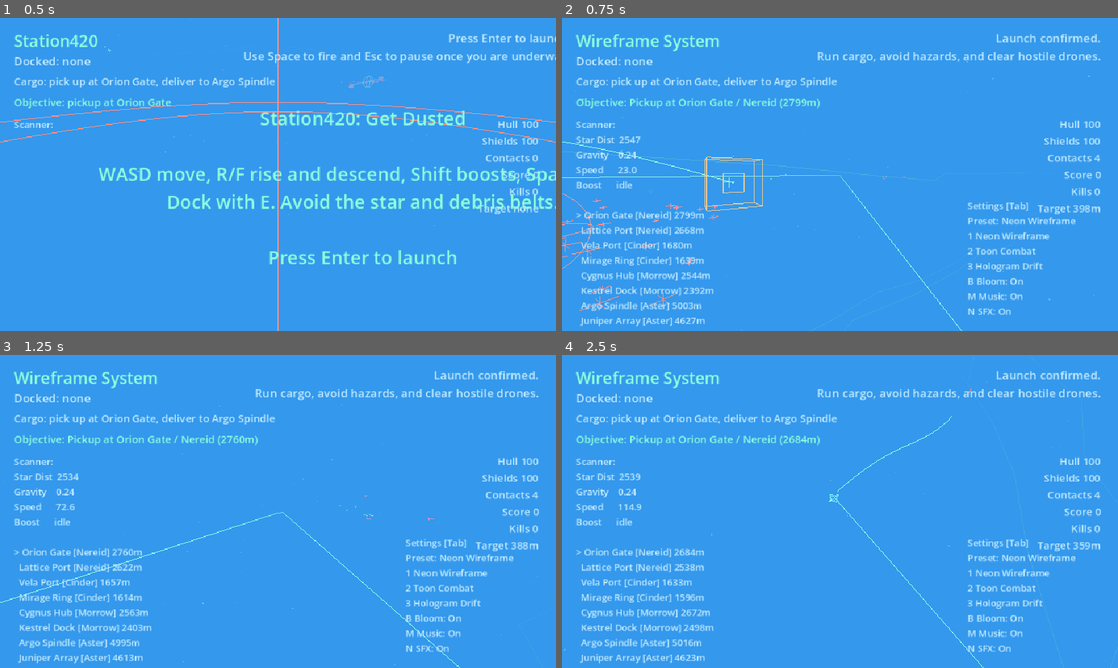
Above: before the commit, frames 1-4 (two rows, left to right).
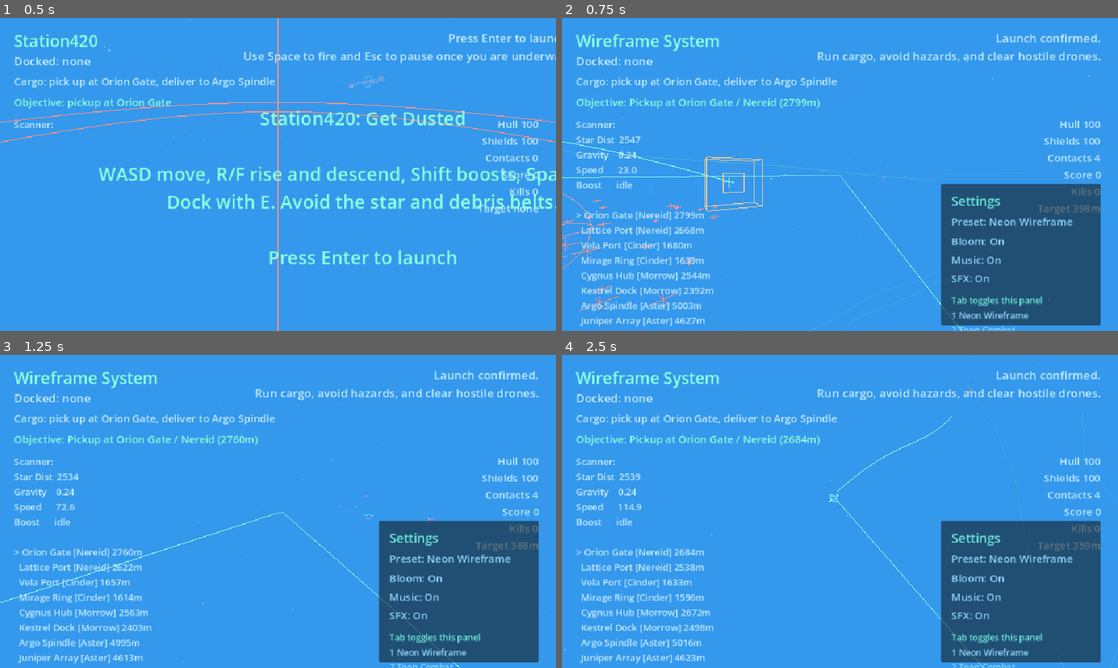
Above: after the commit, the same moments.

Repository: zabesto/Station420
Game: Godot game, scene res://scenes/main.tscn
The game is run twice, just before and just after one commit, with the same random seed, the same clock (stepped at 60 frames per second) and the same inputs.
Inputs:
- Up to frame 1 (0.5 s): no input
- Up to frame 2 (0.75 s): tap Enter at 0.5 s; hold Right (ui_right) from 0.53 s (still down); tap Tab at 0.6 s
- Up to frame 3 (1.25 s): keep holding Right (ui_right); tap Space at 0.77 s
- Up to frame 4 (2.5 s): release Right (ui_right) at 1.28 s; hold Down (ui_down) 1.28-2.03 s; tap Tab at 1.35, 2.3 s; tap Space at 1.52 s; hold Right (ui_right) from 2.03 s (still down); tap 1 at 2.1 s

Frame 1 is identical in both runs. In frame 2, 13% of the frame differs, in the area x 68-97%, y 52-100%; in frame 3, 13%; in frame 4, 13%.

Commit message:
Add structured settings panel UI

Diff:
--- a/scenes/main.tscn
+++ b/scenes/main.tscn
@@ -133,11 +133,65 @@
 theme_override_font_sizes/font_size = 24
 text = ""
 
-[node name="SettingsLabel" type="Label" parent="CanvasLayer/HUD"]
+[node name="SettingsPanel" type="Panel" parent="CanvasLayer/HUD"]
 visible = false
-offset_left = 700.0
-offset_top = 312.0
+offset_left = 654.0
+offset_top = 286.0
 offset_right = 930.0
-offset_bottom = 520.0
-theme_override_font_sizes/font_size = 16
+offset_bottom = 530.0
+
+[node name="SettingsTitle" type="Label" parent="CanvasLayer/HUD/SettingsPanel"]
+offset_left = 18.0
+offset_top = 14.0
+offset_right = 248.0
+offset_bottom = 40.0
+theme_override_font_sizes/font_size = 22
 text = "Settings"
+
+[node name="PresetValue" type="Label" parent="CanvasLayer/HUD/SettingsPanel"]
+offset_left = 18.0
+offset_top = 52.0
+offset_right = 248.0
+offset_bottom = 78.0
+theme_override_font_sizes/font_size = 18
+text = "Preset:"
+
+[node name="BloomValue" type="Label" parent="CanvasLayer/HUD/SettingsPanel"]
+offset_left = 18.0
+offset_top = 86.0
+offset_right = 248.0
+offset_bottom = 110.0
+theme_override_font_sizes/font_size = 18
+text = "Bloom:"
+
+[node name="MusicValue" type="Label" parent="CanvasLayer/HUD/SettingsPanel"]
+offset_left = 18.0
+offset_top = 118.0
+offset_right = 248.0
+offset_bottom = 142.0
+theme_override_font_sizes/font_size = 18
+text = "Music:"
+
+[node name="SfxValue" type="Label" parent="CanvasLayer/HUD/SettingsPanel"]
+offset_left = 18.0
+offset_top = 150.0
+offset_right = 248.0
+offset_bottom = 174.0
+theme_override_font_sizes/font_size = 18
+text = "SFX:"
+
+[node name="SettingsHint" type="Label" parent="CanvasLayer/HUD/SettingsPanel"]
+offset_left = 18.0
+offset_top = 190.0
+offset_right = 252.0
+offset_bottom = 234.0
+theme_override_font_sizes/font_size = 15
+text = "Tab toggles this panel"
+
+[node name="SettingsHotkeys" type="Label" parent="CanvasLayer/HUD/SettingsPanel"]
+offset_left = 18.0
+offset_top = 216.0
+offset_right = 252.0
+offset_bottom = 320.0
+theme_override_font_sizes/font_size = 15
+text = "1 Neon Wireframe\n2 Toon Combat\n3 Hologram Drift\nB Bloom\nM Music\nN SFX"
--- a/scripts/main.gd
+++ b/scripts/main.gd
@@ -104,7 +104,14 @@
 @onready var pause_label: Label = $CanvasLayer/HUD/PauseLabel
 @onready var start_label: Label = $CanvasLayer/HUD/StartLabel
 @onready var hit_label: Label = $CanvasLayer/HUD/HitLabel
-@onready var settings_label: Label = $CanvasLayer/HUD/SettingsLabel
+@onready var settings_panel: Panel = $CanvasLayer/HUD/SettingsPanel
+@onready var settings_title: Label = $CanvasLayer/HUD/SettingsPanel/SettingsTitle
+@onready var preset_value: Label = $CanvasLayer/HUD/SettingsPanel/PresetValue
+@onready var bloom_value: Label = $CanvasLayer/HUD/SettingsPanel/BloomValue
+@onready var music_value: Label = $CanvasLayer/HUD/SettingsPanel/MusicValue
+@onready var sfx_value: Label = $CanvasLayer/HUD/SettingsPanel/SfxValue
+@onready var settings_hint: Label = $CanvasLayer/HUD/SettingsPanel/SettingsHint
+@onready var settings_hotkeys: Label = $CanvasLayer/HUD/SettingsPanel/SettingsHotkeys
 
 var nearby_station: Area3D = null
 var dock_count := 0
@@ -157,7 +164,7 @@
 	hit_label.text = ""
 	pause_label.visible = false
 	start_label.visible = true
-	settings_label.visible = false
+	settings_panel.visible = false
 	if DisplayServer.get_name() != "headless":
 		setup_audio()
 	setup_visual_environment()
@@ -218,7 +225,7 @@
 
 	if event is InputEventKey and event.pressed and not event.echo and event.keycode == KEY_TAB:
 		settings_visible = not settings_visible
-		settings_label.visible = settings_visible
+		settings_panel.visible = settings_visible
 		return
 
 	if event is InputEventKey and event.pressed and not event.echo:
@@ -788,16 +795,21 @@
 	hit_label.modulate = alert_color
 	pause_label.modulate = accent_color
 	start_label.modulate = accent_color
-	settings_label.modulate = hud_color
+	settings_panel.modulate = Color(hud_color.r, hud_color.g, hud_color.b, 0.95)
+	settings_title.modulate = accent_color
+	preset_value.modulate = hud_color
+	bloom_value.modulate = hud_color
+	music_value.modulate = hud_color
+	sfx_value.modulate = hud_color
+	settings_hint.modulate = accent_color
+	settings_hotkeys.modulate = hud_color
 
 
 func update_settings_label() -> void:
-	settings_label.text = "Settings [Tab]\nPreset: %s\n1 Neon Wireframe\n2 Toon Combat\n3 Hologram Drift\nB Bloom: %s\nM Music: %s\nN SFX: %s" % [
-		get_preset_name(visual_preset_index),
-		"On" if bloom_enabled else "Off",
-		"On" if music_enabled else "Off",
-		"On" if sfx_enabled else "Off"
-	]
+	preset_value.text = "Preset: %s" % get_preset_name(visual_preset_index)
+	bloom_value.text = "Bloom: %s" % ("On" if bloom_enabled else "Off")
+	music_value.text = "Music: %s" % ("On" if music_enabled else "Off")
+	sfx_value.text = "SFX: %s" % ("On" if sfx_enabled else "Off")
 
 
 func update_hit_feedback(delta: float) -> void:
